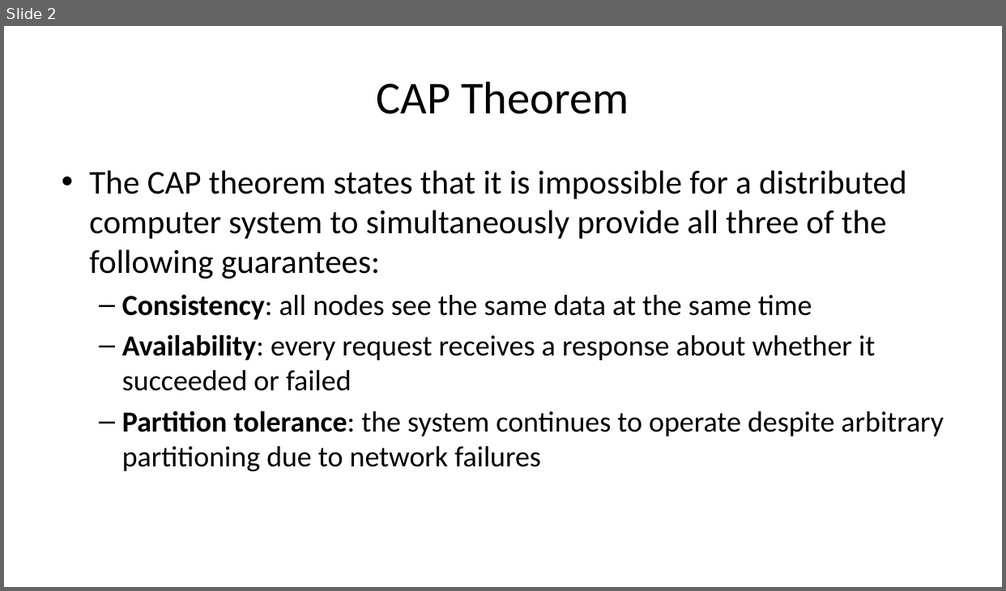
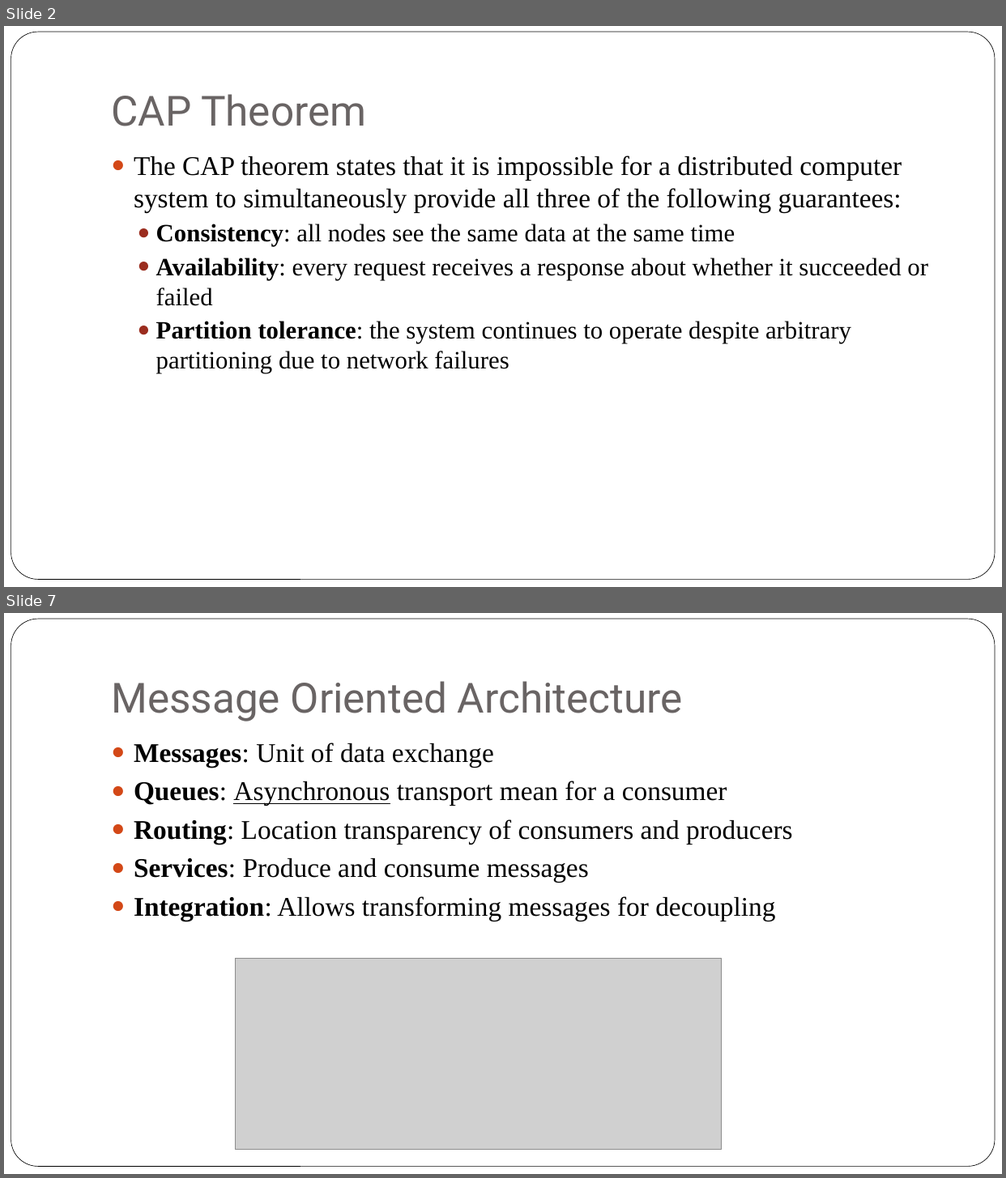
Before and after one commit to iskandersierra/DevSharp, a slide deck: Docs/Distributed Architecture.pptx. Shown one above the other, each under a label of ours: slide 2 before the commit, slides 2 and 7 after it; the slides between them are not shown. The pictures are 1006x591 and 1006x1178 pixels, drawn with LibreOffice and Linux fonts; fonts in the diff are those of the drawing; grey boxes stand for pictures. Boxes give left, top, right and bottom in pixels: in the first picture for what was removed or moved away, otherwise in the second. Text is boxed around its words. In the diff, an @@ line names an element or a change of style, - is before the commit and + after.

Commit message:
Updated document Distributed Architecture.pptx

```diff
--- a/Docs/Distributed Architecture.pptx
+++ b/Docs/Distributed Architecture.pptx
@@ slide 7 added at <box>4,613,1002,1174</box>, background #FFFFFF; not listed: 1 template element that a slide beside it also shows @@
@@ title added at <box>111,681,683,722</box>, 40 pt, text #696464 @@
+Message Oriented Architecture
@@ text added at <box>134,743,793,921</box>, 26 pt, text #000000 @@
+● Messages: Unit of data exchange
+● Queues: Asynchronous transport mean for a consumer
+● Routing: Location transparency of consumers and producers
+● Services: Produce and consume messages
+● Integration: Allows transforming messages for decoupling
@@ picture added at <box>236,959,721,1150</box> @@
@@ slide 2 changed as well @@
@@ rounded rectangle added at <box>10,32,995,580</box>, fill #FFFFFF, outline #000000 0.5 pt @@
@@ title "CAP Theorem": place and size @@
-title "CAP Theorem" at <box>377,81,629,114</box>
+title "CAP Theorem" at <box>111,94,366,126</box>
@@ title "CAP Theorem" at <box>111,94,366,126</box>: size 44 to 40 pt, font Calibri to Roboto, text colour #000000 to #696464; alignment centre to left; vertical alignment middle to bottom @@
@@ text "The CAP theorem states that ...": place and size @@
-text "The CAP theorem states that ..." at <box>89,170,944,472</box>
+text "The CAP theorem states that ..." at <box>134,156,928,373</box>
@@ text "The CAP theorem states that ..." at <box>134,156,928,373</box>: size 32 to 26 pt in "The CAP theorem states that it is ..."; font Calibri to Times New Roman; size 28 to 24 pt in "Consistency: all nodes see the same data ...", "Availability: every request receives a response about ...", "Partition tolerance: the system continues to operate ..."; bullet • to ●; bullet – to ●; less space between paragraphs @@
```
Also in this commit, not shown: 13 other slides changed, 8 other slides added, 2 slides removed.
